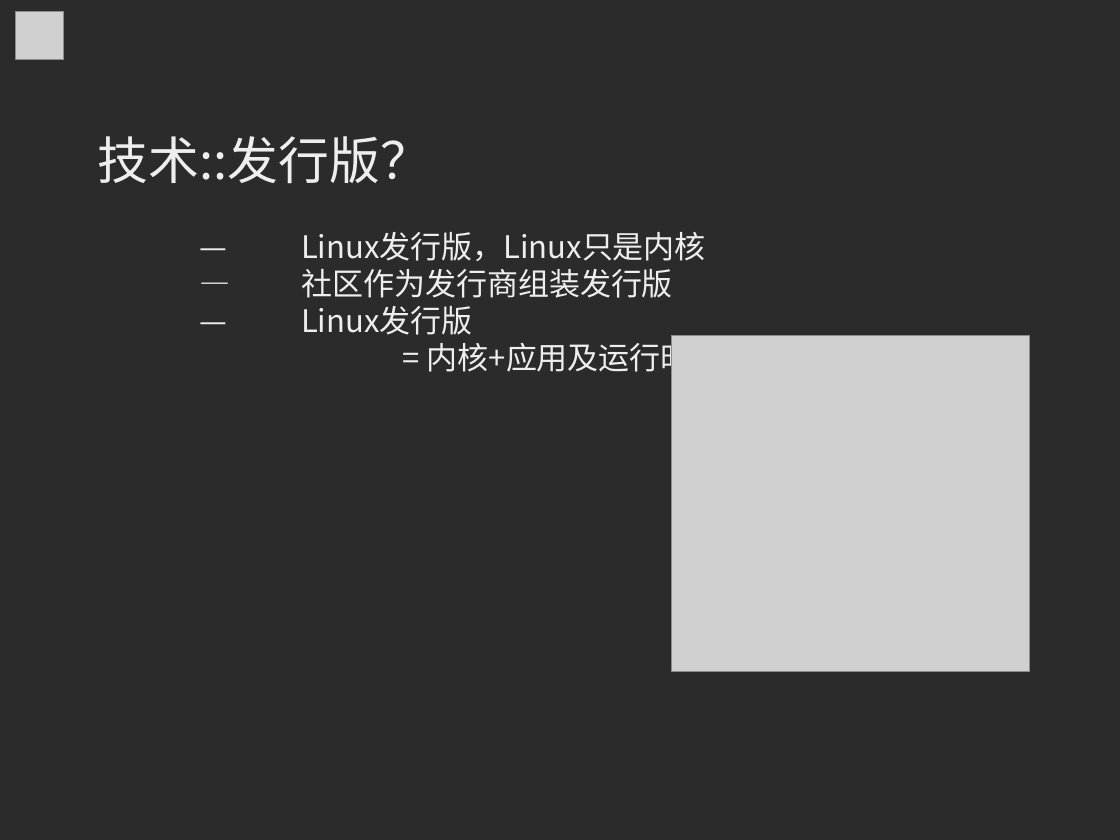
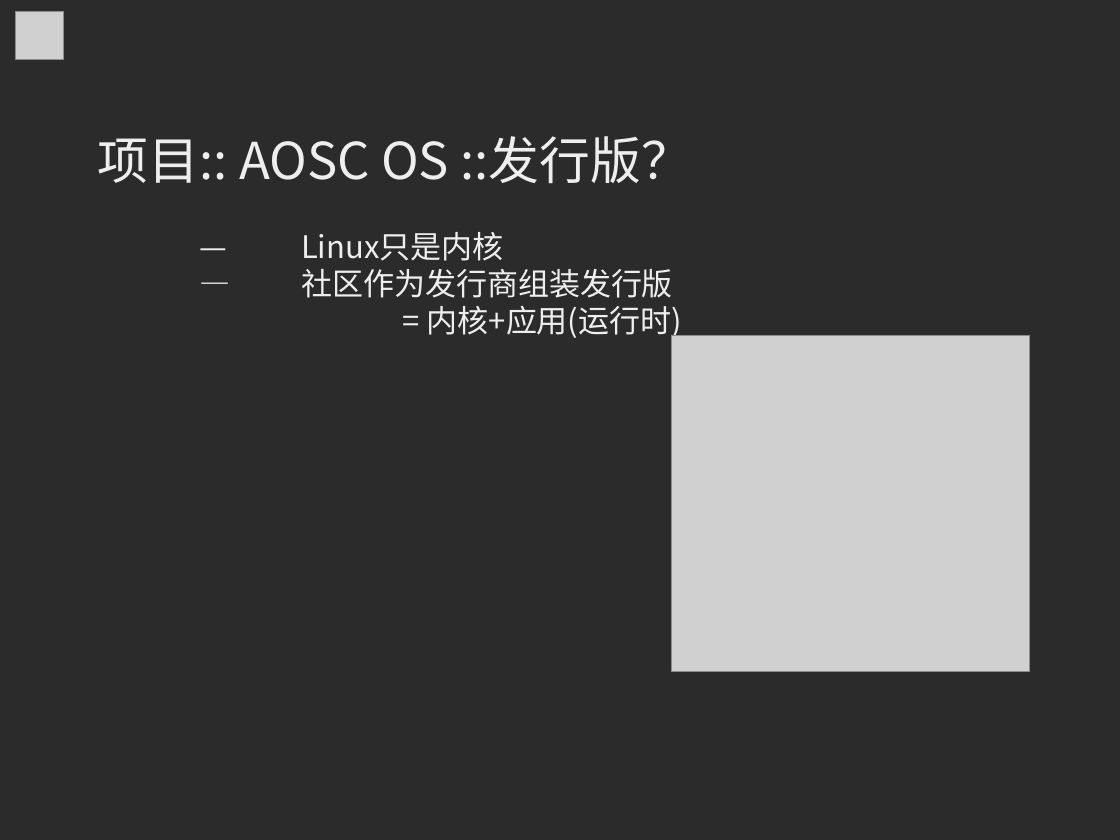
Before and after one commit to MingcongBai/soscon-2018-talk, a slide deck: slide 12 of slide.odp. Drawn at 1120x840 pixels with LibreOffice and Linux fonts; fonts in the diff are those of the drawing; grey boxes stand for pictures; background and template pictures are left out; a plain dark background stands for a picture behind light text. Boxes give left, top, right and bottom in pixels: in the first picture for what was removed or moved away, otherwise in the second. Text is boxed around its words. In the diff, an @@ line names an element or a change of style, - is before the commit and + after.

```diff
--- a/slide.odp
+++ b/slide.odp
@@ text at bbox=[98, 136, 692, 341]: text changed @@
-技术::发行版？
-— Linux发行版，Linux只是内核
-— 社区作为发行商组装发行版
-— Linux发行版
-= 内核+应用及运行时
+项目:: AOSC OS ::发行版？
+— Linux只是内核
+— 社区作为发行商组装发行版
+= 内核+应用(运行时)
```
Also in this commit, not shown: 7 other slides changed.
